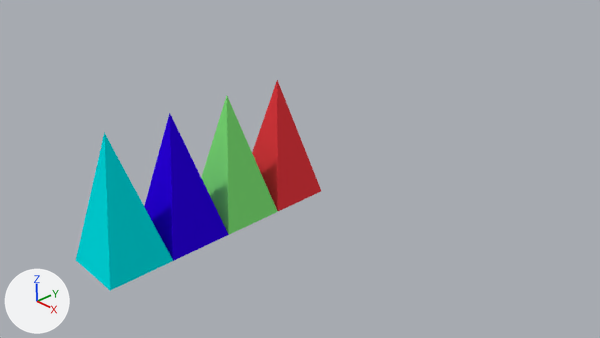
The Blender file repository.blend, before and after one commit.
Both versions are drawn from the file's camera 'Camera'. The lights are fixed; the arrows at lower left show +X, +Y and +Z.

Names of what the first picture shows: 'Blue', 'Cyan', 'Green', 'Red'.
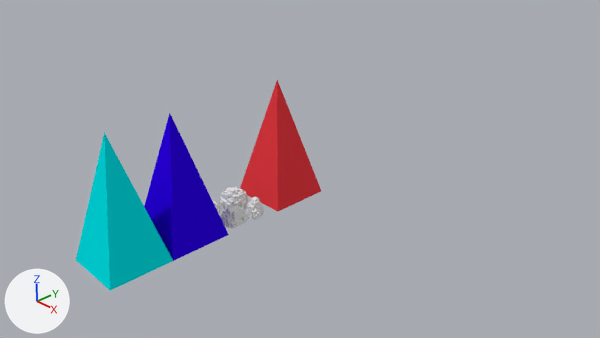
Pixel boxes (x1, y1, x2, y2) of what changed, in the pictures (600 x 338 px):
'Green', reshaped, rescaled
    before: (201, 96, 278, 234)
    after: (212, 187, 264, 229)

The change, as a diff of the scene's bpy script:
```diff
--- a/repository.blend.py
+++ b/repository.blend.py
@@ mat_material_004 @@
+mat_material_004 = diffuse_material('Material.004')
+mat_material_004.base_color = (0.8, 0.8, 0.8)  # white #e7e7e7
@@ me_green @@
 # used by ob_green; location = (0.0, -1.0, 0.0)
-me_green.from_pydata(...)  # 5 vertices, 5 faces; spans x -0.5..0.5, y -0.5..0.5, z 0.0..2.0
-me_green.materials.append(mat_material_001)  # green #81e778
+me_green.from_pydata(...)  # 10220 vertices, 8176 faces; spans x -13.0..14.0, y -14.0..11.0, z 0.0..10.0
+# me_green part 1: 1 vertex removed from x 0.5, y -0.5, z 0.0; 10216 vertices added at x -13.0..14.0, y -14.0..11.0, z 0.0..10.0
+me_green.materials.append(mat_material_004)  # white #e7e7e7
@@ ob_green @@
 ob_green.location = (0.0, -1.0, 0.0)
+ob_green.scale = (0.0312, 0.0312, 0.0312)
```
